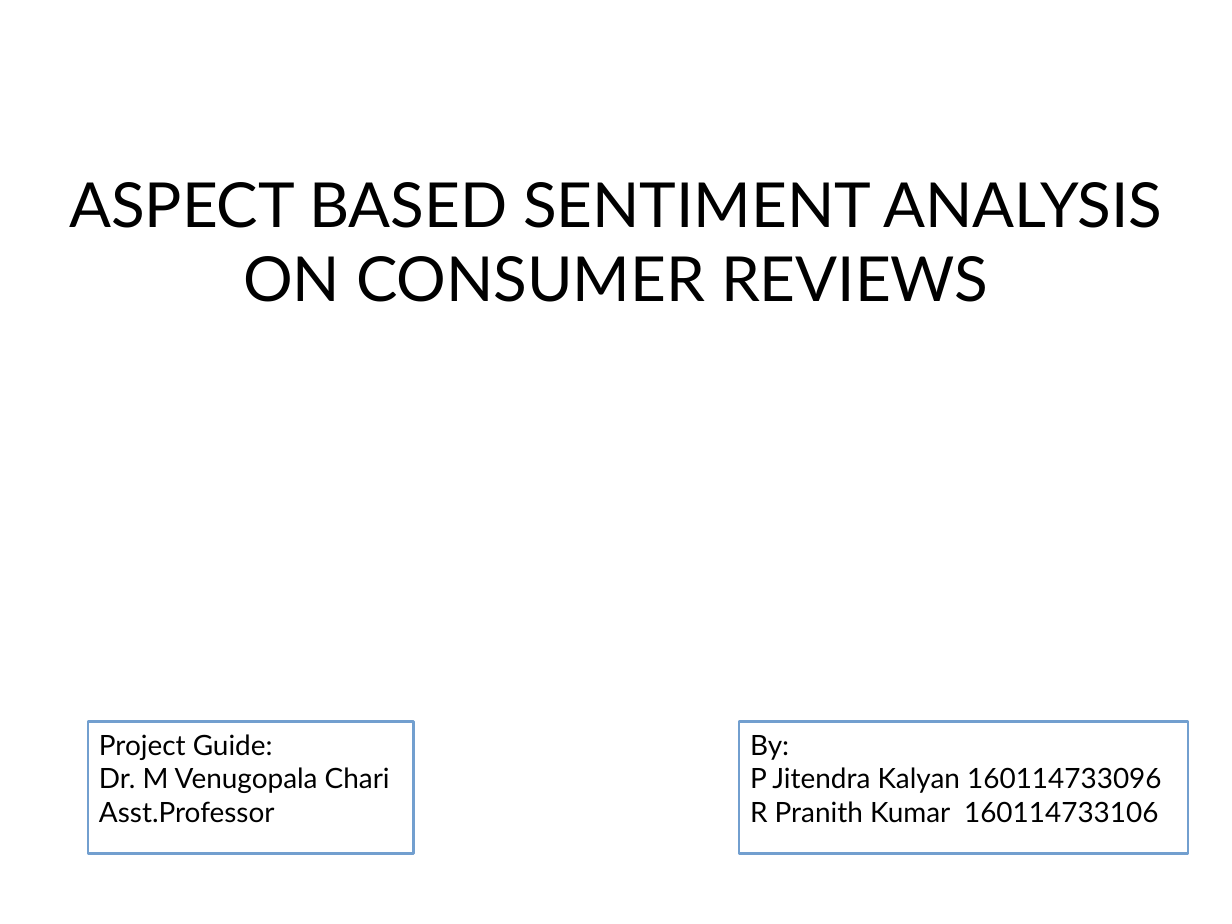
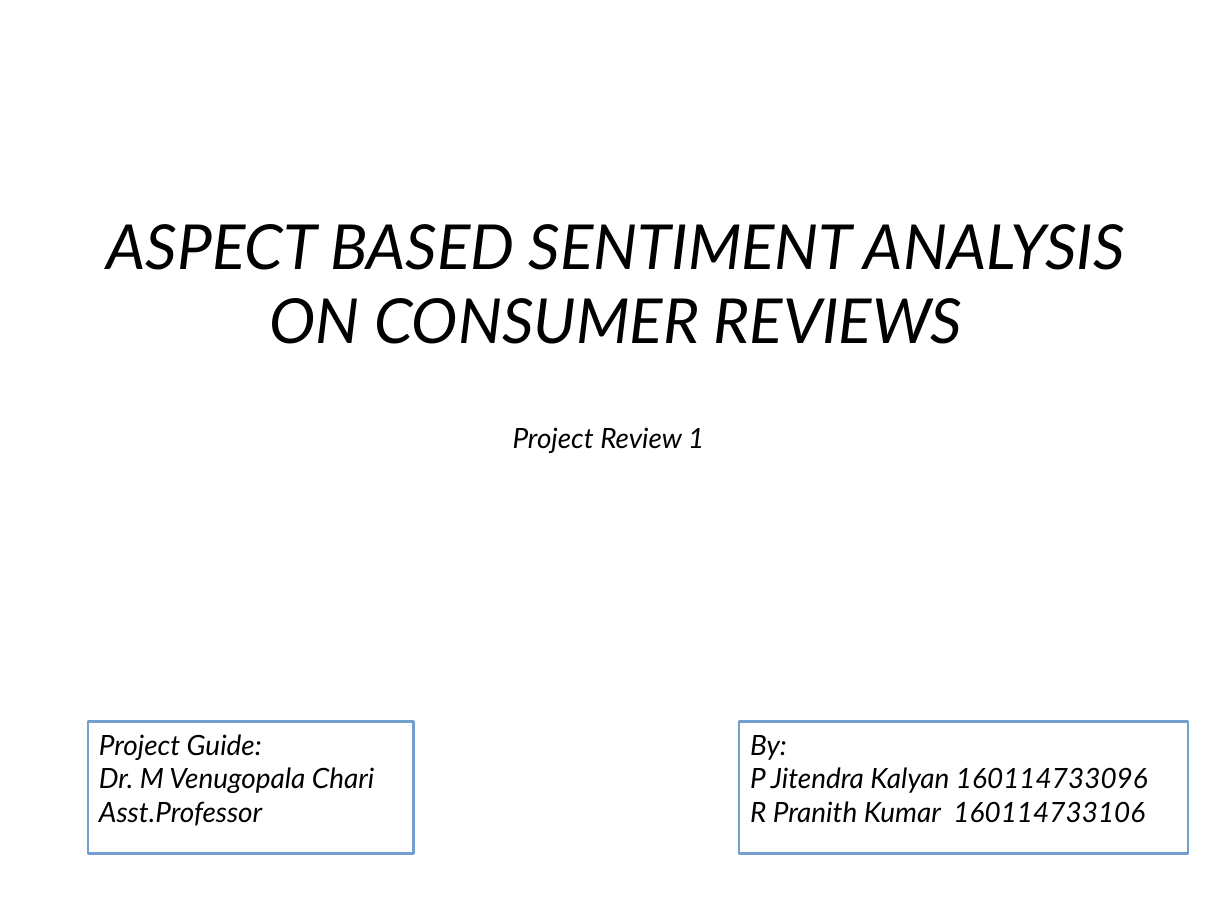
Before and after one commit to pranithkumar/Aspect-Based-Sentiment-Analysis, a slide deck: slide 1 of Aspect based Senti analysis/documentation/project review 1/proj_review.odp. Drawn at 1232x924 pixels with LibreOffice and Linux fonts; fonts in the diff are those of the drawing. Boxes give left, top, right and bottom in pixels: in the first picture for what was removed or moved away, otherwise in the second. Text is boxed around its words. In the diff, an @@ line names an element or a change of style, - is before the commit and + after.

```diff
--- a/Aspect based Senti analysis/documentation/project review 1/proj_review.odp
+++ b/Aspect based Senti analysis/documentation/project review 1/proj_review.odp
@@ italic on in 3 elements at box(739, 722, 1188, 854), box(88, 722, 414, 854), box(107, 224, 1125, 344) @@
@@ title "ASPECT BASED SENTIMENT ANALYSIS ON ...": place and size @@
-title "ASPECT BASED SENTIMENT ANALYSIS ON ..." at box(69, 182, 1162, 302)
+title "ASPECT BASED SENTIMENT ANALYSIS ON ..." at box(107, 224, 1125, 344)
@@ text added at box(513, 427, 704, 453), 18 pt, text #000000, italic @@
+Project Review 1
```
Also in this commit, not shown: 8 other slides changed, 1 slide added, 2 slides removed, 16 other files.
